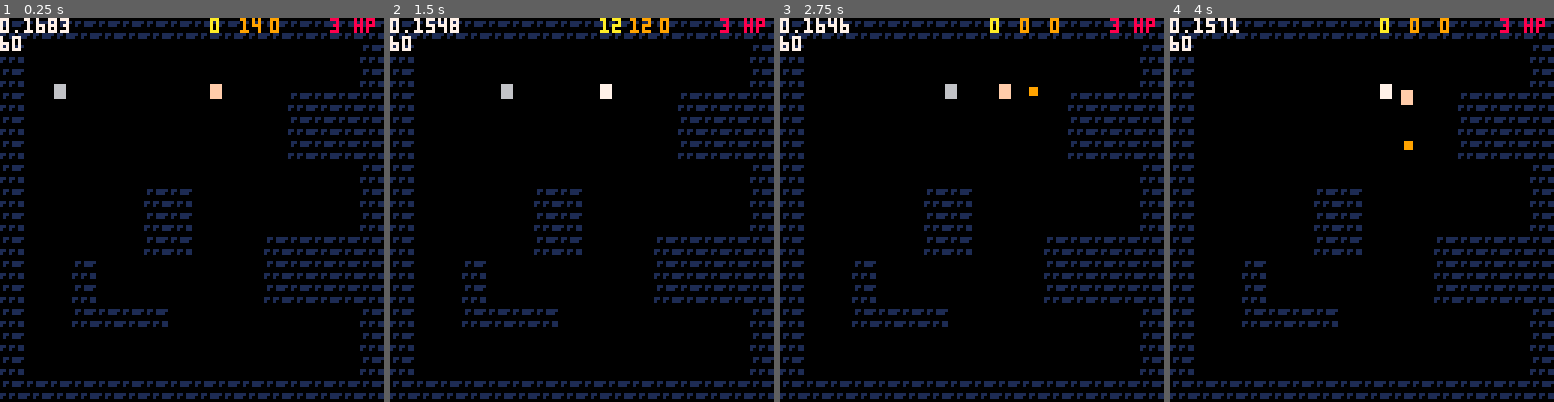
Above: before the commit, frames 1-4 (left to right).
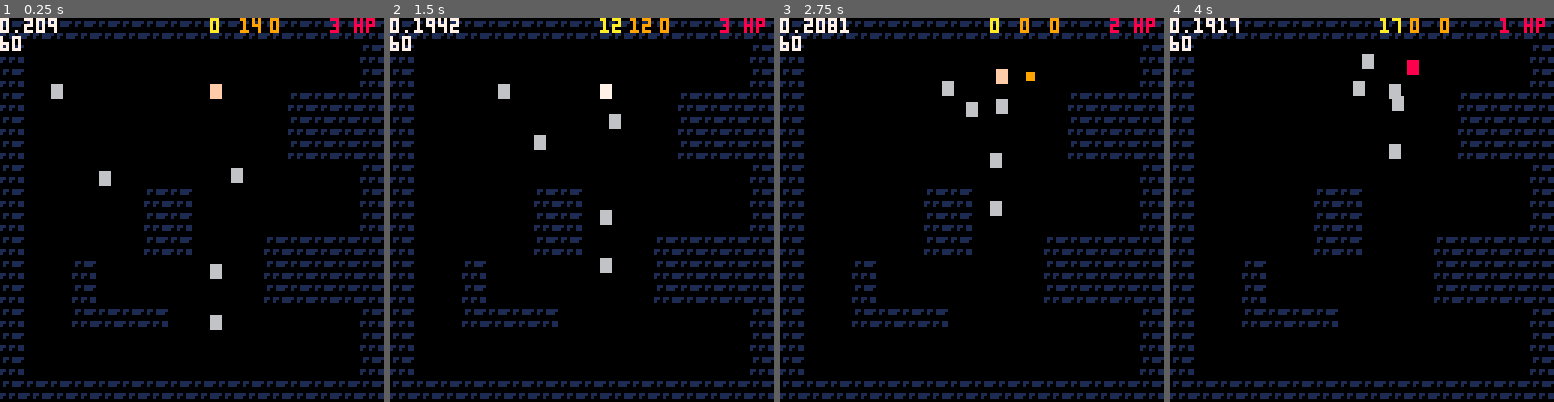
Above: after the commit, the same moments.

Repository: ironchestgames/pico-8-carts
Game: PICO-8 cartridge epicevilender.p8
Same seed, same stepped clock (60 frames per second), same inputs: the game is played once before the commit and once after it.
Inputs:
- Up to frame 1 (0.25 s): no input
- Up to frame 2 (1.5 s): tap X (X key) at 0.33, 1.07 s; tap O (Z key) at 0.7 s
- Up to frame 3 (2.75 s): hold Right 1.6-2.1 s; tap O (Z key) at 1.7, 2.1, 2.5 s; tap X (X key) at 1.85 s; hold Up 2.15-2.42 s; hold Right from 2.47 s (still down)
- Up to frame 4 (4 s): tap O (Z key) at 2.9, 3.3, 3.7 s; tap X (X key) at 2.97 s; release Right at 3.03 s; hold Left 3.08-3.58 s; hold Down 3.63-3.97 s

The runs differ from the first frame. In frame 1, 0.7% of the frame differs, in the area x 6-64%, y 0-82%; in frame 2, 0.6%; in frame 3, 1.1%; in frame 4, 1.2%, in the area x 9-89%, y 0-37%.

Commit message:
epicevilender - fix enemy attack bug

Diff:
--- a/epicevilender.p8
+++ b/epicevilender.p8
@@ -518,6 +518,8 @@
     debugaistates('withinattackdistance and haslostoavatar')
 
     enemy.ai.state='attacking'
+    enemy.ai.targetx=avatar.x
+    enemy.ai.targety=avatar.y
     -- todo: swing timer
 
    -- colliding w wall, move out of
@@ -971,12 +973,12 @@
 10000000000011111000000000001111100000000000111100000000000000000000000000000000000000000000000000000000000000000000000000000000
 10000000000011111006060000001111100000000000111100000000000000000000000000000000000000000000000000000000000000000000000000000000
 10000000000000011000000000000001100000000000000100000000000000000000000000000000000000000000000000000000000000000000000000000000
-10000011000000011006001100606001100000110000000100000000000000000000000000000000000000000000000000000000000000000000000000000000
+10006011006000011006001100606001100000110000000100000000000000000000000000000000000000000000000000000000000000000000000000000000
 10000011000000011000001100000001100000110000000100000000000000000000000000000000000000000000000000000000000000000000000000000000
 10000011000111111060001100011111100000110001111100000000000000000000000000000000000000000000000000000000000000000000000000000000
 10010000000111111001060000011111100100000001111100000000000000000000000000000000000000000000000000000000000000000000000000000000
-10010000000111111001000006011111100100000001111100000000000000000000000000000000000000000000000000000000000000000000000000000000
+10010000060111111001000006011111100100000001111100000000000000000000000000000000000000000000000000000000000000000000000000000000
 10011110000000011001111000000001100111100000000100000000000000000000000000000000000000000000000000000000000000000000000000000000
-10000000000000011060000006060001100000000000000100000000000000000000000000000000000000000000000000000000000000000000000000000000
+10000000060000011060000006060001100000000000000100000000000000000000000000000000000000000000000000000000000000000000000000000000
 10000000000000011000000000000001100000000000000100000000000000000000000000000000000000000000000000000000000000000000000000000000
 11111111111111111111111111111111111111111111111100000000000000000000000000000000000000000000000000000000000000000000000000000000
